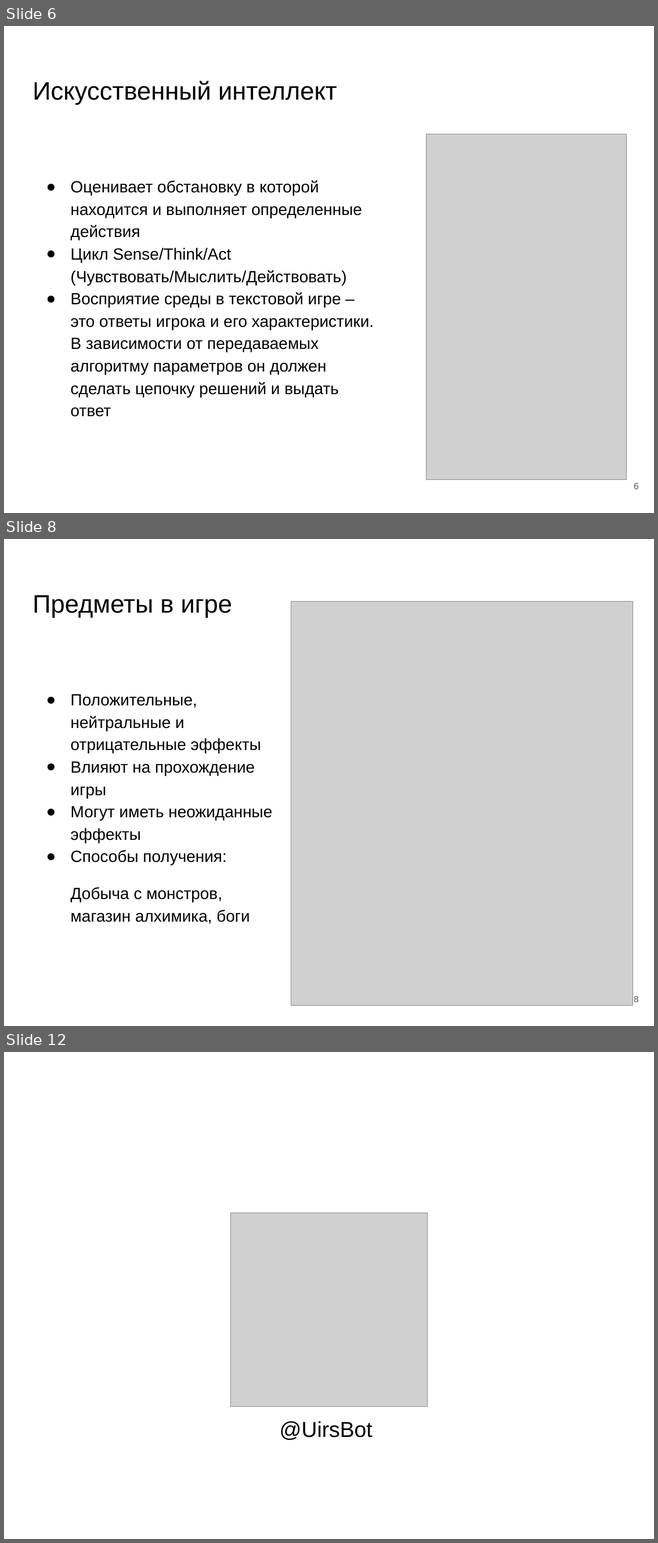
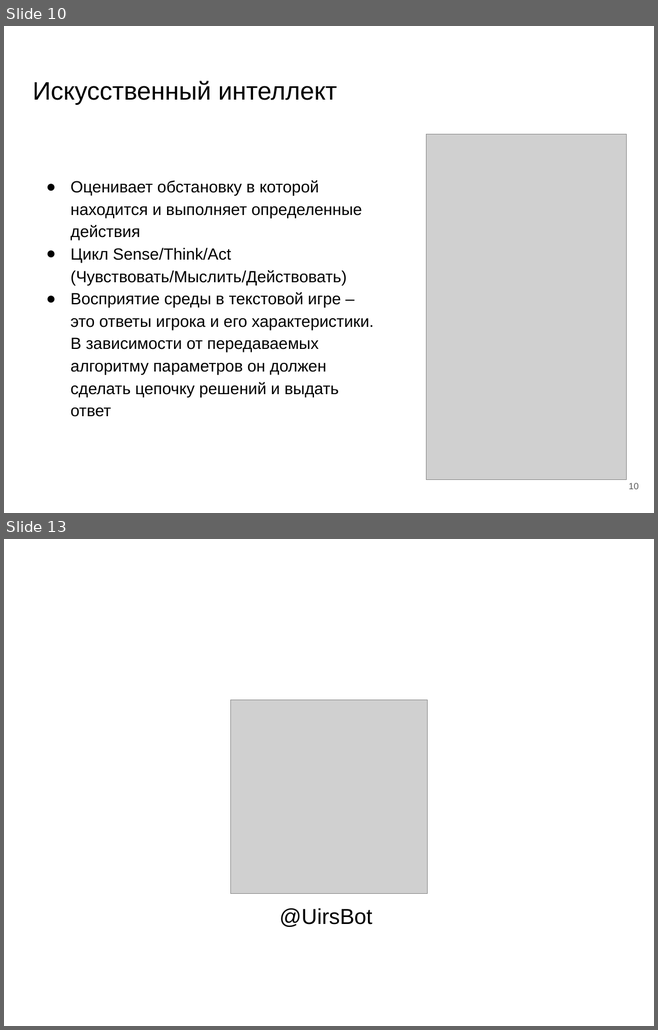
Before and after one commit to kolobok001/Uirs, a slide deck: otchet/Видякин Голушков.pptx. Shown one above the other, each under a label of ours: slides 6, 8 and 12 before the commit, slides 10 and 13 after it; the slides between them are not shown. The pictures are 658x1543 and 658x1030 pixels, drawn with LibreOffice and Linux fonts; fonts in the diff are those of the drawing; grey boxes stand for pictures. Boxes give left, top, right and bottom in pixels: in the first picture for what was removed or moved away, otherwise in the second. Text is boxed around its words. In the diff, an @@ line names an element or a change of style, - is before the commit and + after.

```diff
--- a/otchet/Видякин Голушков.pptx
+++ b/otchet/Видякин Голушков.pptx
@@ slide 8 removed at bbox=[4, 539, 654, 1026], background #FFFFFF @@
@@ title removed at bbox=[32, 595, 233, 618] @@
-Предметы в игре
@@ picture removed at bbox=[291, 602, 632, 1006] @@
@@ text removed at bbox=[71, 694, 272, 924] @@
-● Положительные, нейтральные и отрицательные эффекты
-● Влияют на прохождение игры
-● Могут иметь неожиданные эффекты
-● Способы получения:
-Добыча с монстров, магазин алхимика, боги
@@ page number removed at bbox=[633, 996, 639, 1002] @@
-8
@@ what was slide 6 is now slide 10 @@
@@ page number at bbox=[628, 483, 638, 489]: text changed @@
-6
+10
@@ what was slide 12 is now slide 13 @@
```
Also in this commit, not shown: 3 slides changed, 8 slides added, 6 other slides removed, 1 other file.
